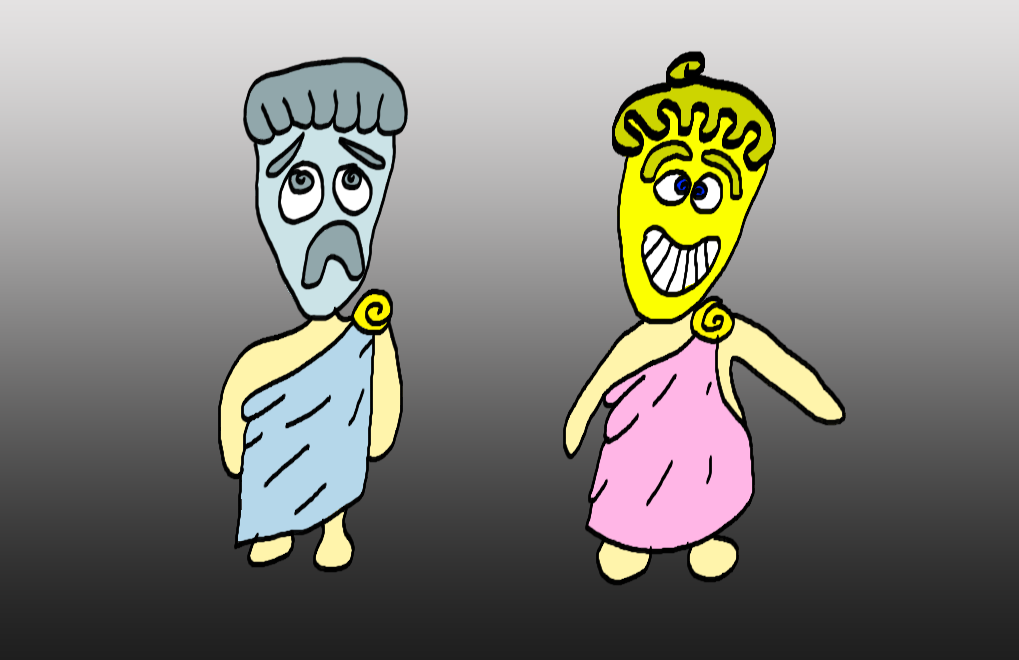
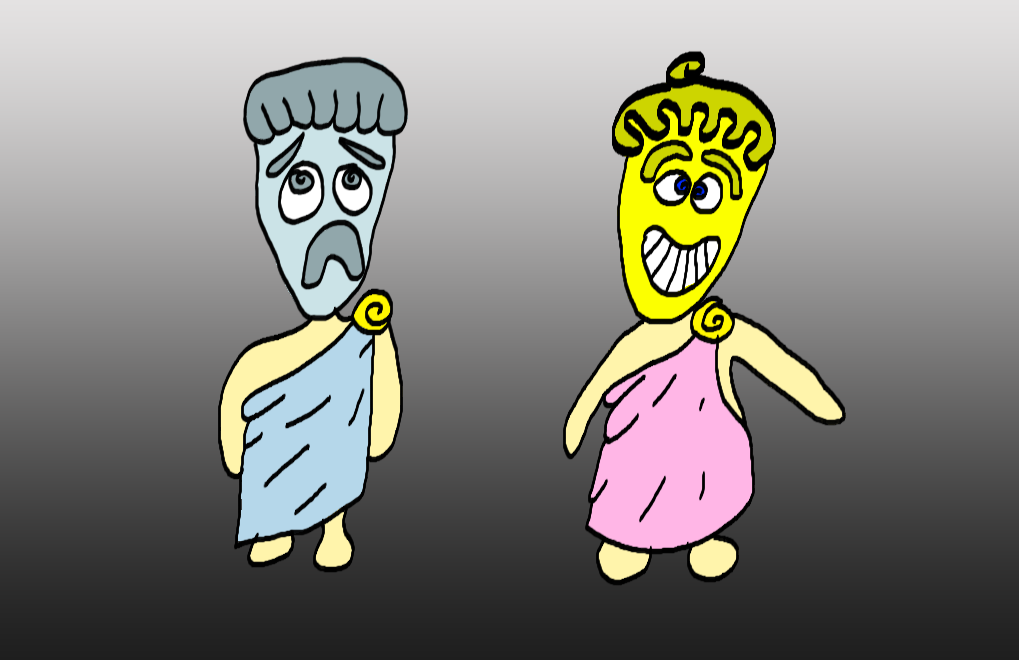
Layered file, before and after one edit (1019px x 660px). Changes by layer:
painted on "tragi" (2nd of 2, in "tragi") over left=646, top=380, right=712, bottom=508
added layer "Layer 2" in group "comi" over left=639, top=396, right=705, bottom=523
